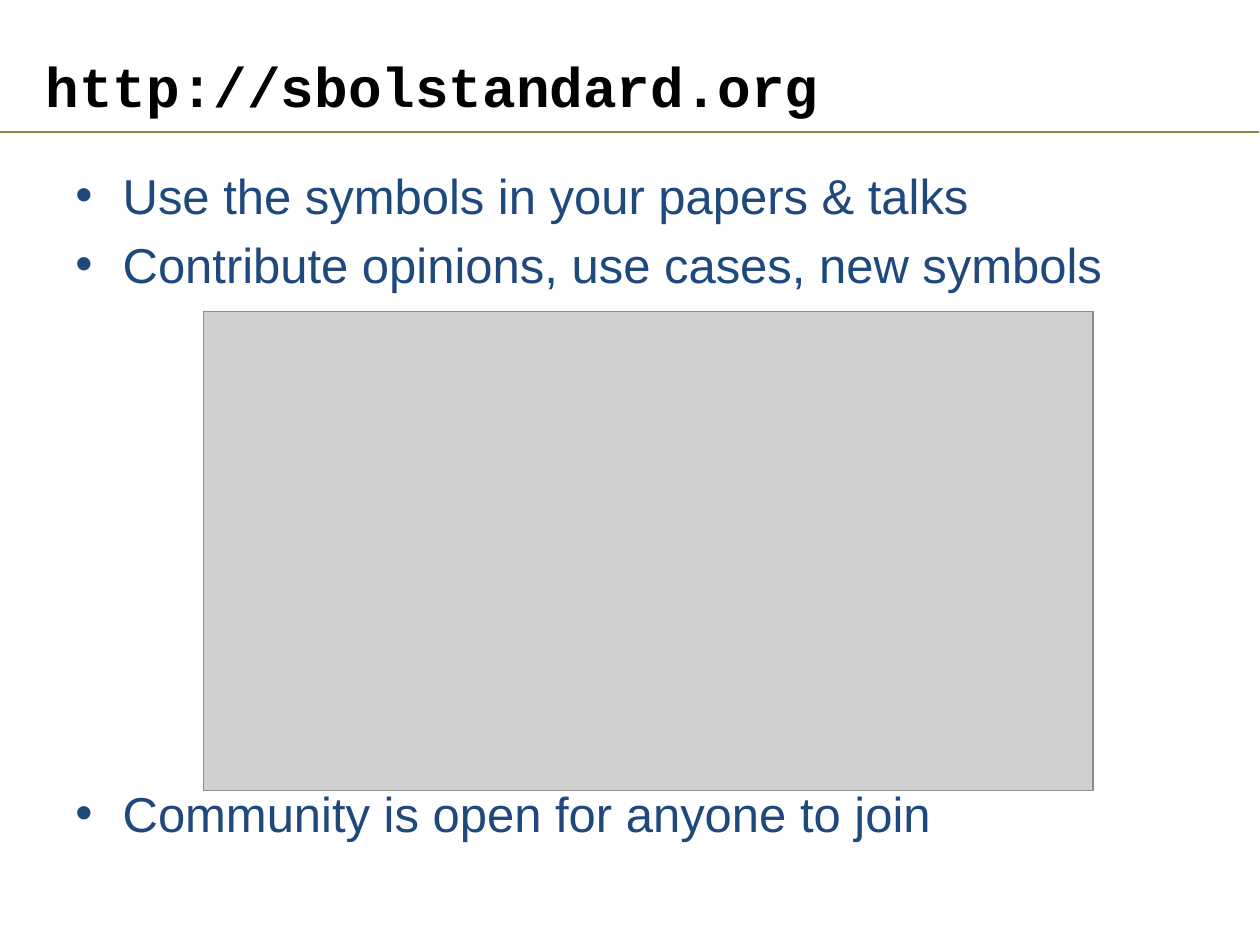
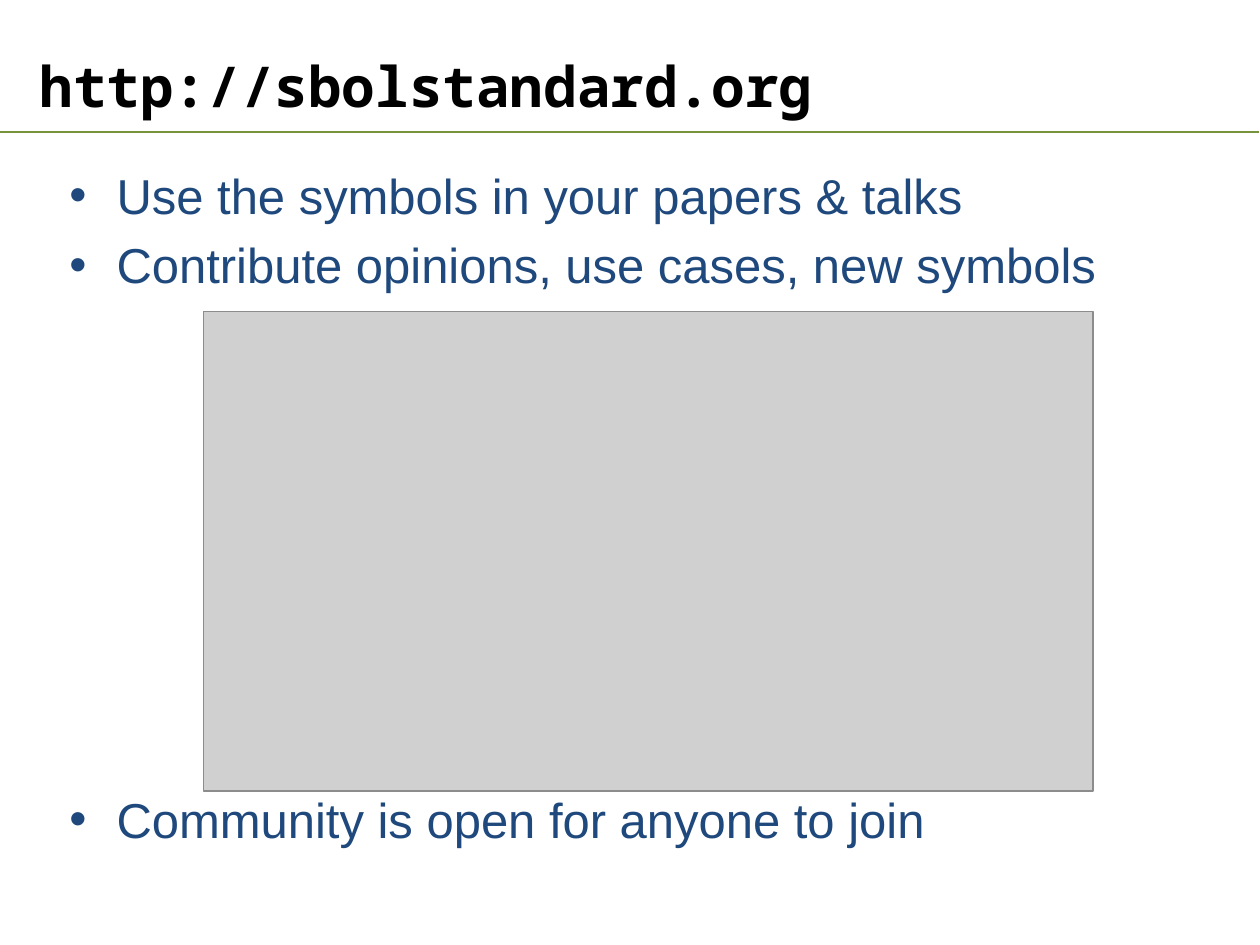
Before and after one commit to SynBioDex/SBOL-visual, a slide deck: slide 13 of SBOL Visual 3.0 Quickstart.pptx. Drawn at 1260x945 pixels with LibreOffice and Linux fonts; fonts in the diff are those of the drawing; grey boxes stand for pictures; background and template pictures are left out. Boxes give left, top, right and bottom in pixels: in the first picture for what was removed or moved away, otherwise in the second. Text is boxed around its words. In the diff, an @@ line names an element or a change of style, - is before the commit and + after.

```diff
--- a/SBOL Visual 3.0 Quickstart.pptx
+++ b/SBOL Visual 3.0 Quickstart.pptx
@@ title "http://sbolstandard.org" at (40, 64, 813, 121): font Courier New to Noto Sans Mono @@
@@ text "Use the symbols in your ..." at (117, 178, 1096, 848): indent changed @@
```
Also in this commit, not shown: 12 other slides changed.
